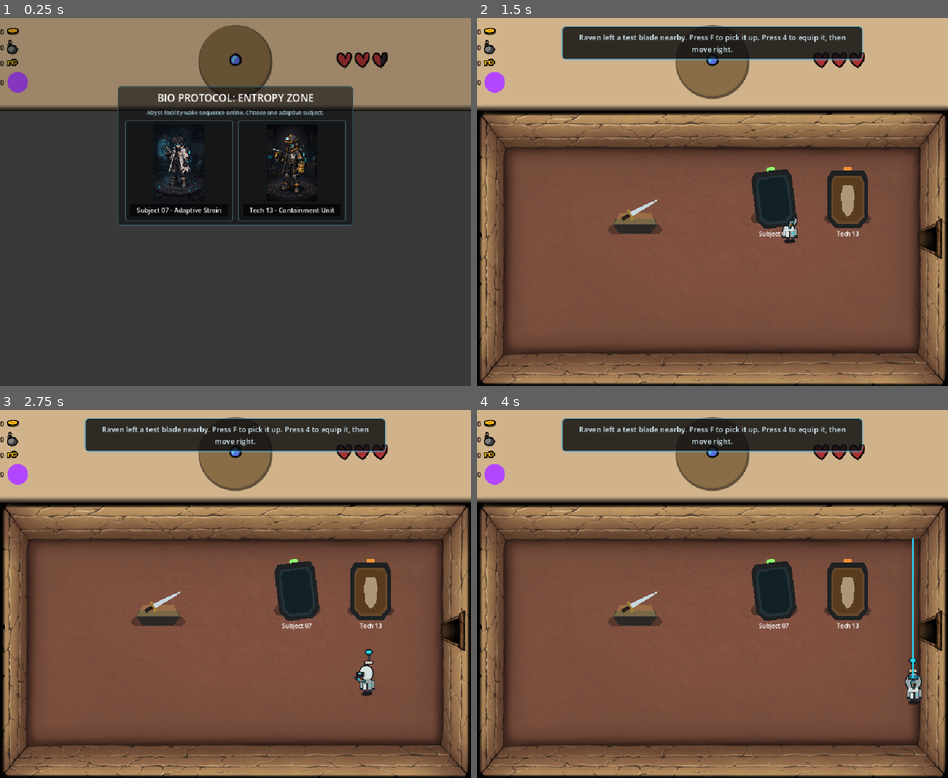
Above: before the commit, frames 1-4 (two rows, left to right).
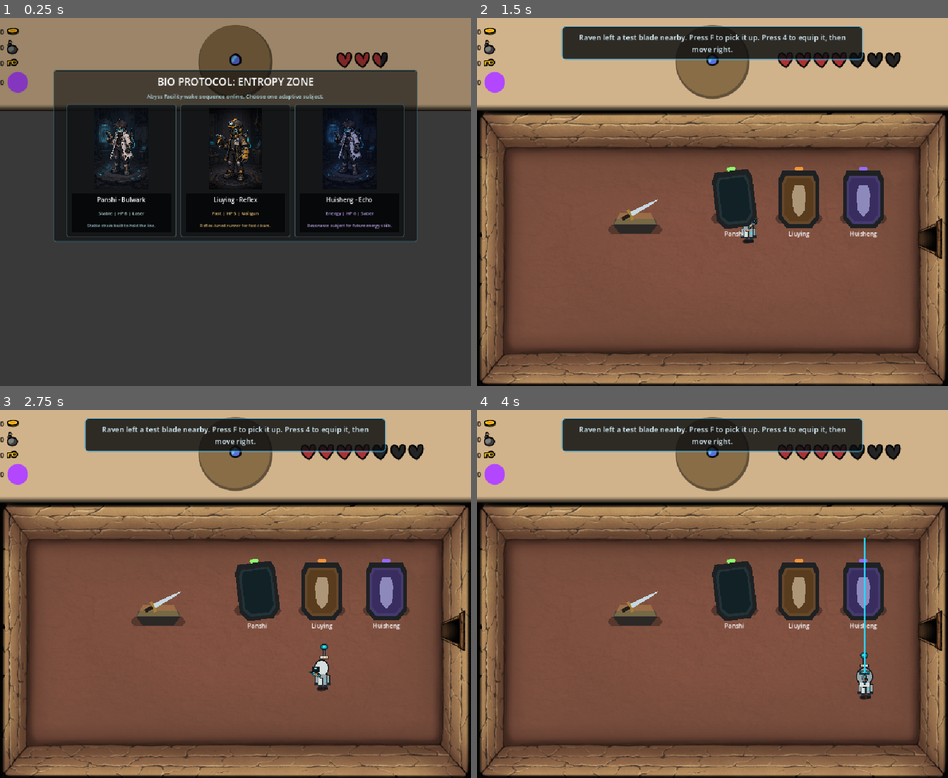
Above: after the commit, the same moments.

Repository: sjdcwejf/abandoned-lab-roguelite
Game: Godot game, scene res://tiny_wizard/main.tscn
Same seed, same stepped clock (60 frames per second), same inputs: the game is played once before the commit and once after it.
Inputs (mouse positions are in pixels of both pictures, inside the frame that each line leads up to; where the layout moved, square brackets give the same spot in the first picture):
- Up to frame 1 (0.25 s): no input
- Up to frame 2 (1.5 s): click (599, 172) [655, 172] at 0.5 s; tap F (interact) at 1.25 s; move the mouse to (816, 183) at 1.27 s; hold D (player_right) from 1.28 s (still down); tap E (drop_bomb) at 1.35 s
- Up to frame 3 (2.75 s): tap F (interact) at 2 s; move the mouse to (141, 612) at 2.02 s; release D (player_right) at 2.03 s; hold S (player_down) from 2.03 s (still down); click (141, 612) at 2.1 s
- Up to frame 4 (4 s): tap F (interact) at 2.75, 2.85, 3.5 s; move the mouse to (759, 513) at 2.77 s; release S (player_down) at 2.78 s; hold D (player_right) 2.78-3.53 s; move the mouse to (688, 667) at 3.52 s; hold Up (player_shoot_up) from 3.53 s (still down); right-click (688, 667) at 3.6 s

The runs differ from the first frame. In frame 1, 21% of the frame differs, in the area x 11-89%, y 14-61%; in frame 2, 5.8%; in frame 3, 6.2%; in frame 4, 6.4%.

Commit message:
Add adaptive subject roster

Diff:
--- a/tiny_wizard/gui/character_select/character_select.gd
+++ b/tiny_wizard/gui/character_select/character_select.gd
@@ -4,21 +4,32 @@
 
 signal character_selected(character_id: String)
 
-const EXPERIMENTER_ID := "experimenter"
-const TECHNICIAN_ID := "containment_technician"
+const PANSHI_ID := "panshi"
+const LIUYING_ID := "liuying"
+const HUISHENG_ID := "huisheng"
+const EXPERIMENTER_ID := PANSHI_ID
+const TECHNICIAN_ID := LIUYING_ID
+const LEGACY_EXPERIMENTER_ID := "experimenter"
+const LEGACY_TECHNICIAN_ID := "containment_technician"
 
 @onready var experimenter_card: Button = $Root/CenterContainer/PanelContainer/MarginContainer/VBoxContainer/Choices/ExperimenterCard
 @onready var technician_card: Button = $Root/CenterContainer/PanelContainer/MarginContainer/VBoxContainer/Choices/TechnicianCard
+@onready var echo_card: Button = $Root/CenterContainer/PanelContainer/MarginContainer/VBoxContainer/Choices/EchoCard
 
 
 func _ready() -> void:
 	experimenter_card.pressed.connect(_on_experimenter_pressed)
 	technician_card.pressed.connect(_on_technician_pressed)
+	echo_card.pressed.connect(_on_echo_pressed)
 
 
 func _on_experimenter_pressed() -> void:
-	character_selected.emit(EXPERIMENTER_ID)
+	character_selected.emit(PANSHI_ID)
 
 
 func _on_technician_pressed() -> void:
-	character_selected.emit(TECHNICIAN_ID)
+	character_selected.emit(LIUYING_ID)
+
+
+func _on_echo_pressed() -> void:
+	character_selected.emit(HUISHENG_ID)
--- a/tiny_wizard/gui/character_select/character_select.tscn
+++ b/tiny_wizard/gui/character_select/character_select.tscn
@@ -89,7 +89,7 @@
 
 [node name="PanelContainer" type="PanelContainer" parent="Root/CenterContainer"]
 layout_mode = 2
-custom_minimum_size = Vector2(512, 300)
+custom_minimum_size = Vector2(792, 374)
 theme_override_styles/panel = SubResource("StyleBoxFlat_panel")
 
 [node name="MarginContainer" type="MarginContainer" parent="Root/CenterContainer/PanelContainer"]
@@ -116,12 +116,12 @@
 layout_mode = 2
 size_flags_vertical = 3
 size_flags_stretch_ratio = 0.0
-theme_override_constants/separation = 10
+theme_override_constants/separation = 8
 alignment = 1
 
 [node name="ExperimenterCard" type="Button" parent="Root/CenterContainer/PanelContainer/MarginContainer/VBoxContainer/Choices"]
 layout_mode = 2
-custom_minimum_size = Vector2(235, 220)
+custom_minimum_size = Vector2(240, 284)
 size_flags_horizontal = 0
 clip_contents = true
 focus_mode = 2
@@ -138,7 +138,7 @@
 offset_left = 12.0
 offset_top = 10.0
 offset_right = -12.0
-offset_bottom = -44.0
+offset_bottom = -104.0
 grow_horizontal = 2
 grow_vertical = 2
 mouse_filter = 2
@@ -153,7 +153,7 @@
 anchor_right = 1.0
 anchor_bottom = 1.0
 offset_left = 12.0
-offset_top = -38.0
+offset_top = -96.0
 offset_right = -12.0
 offset_bottom = -10.0
 grow_horizontal = 2
@@ -169,14 +169,48 @@
 grow_horizontal = 2
 grow_vertical = 2
 mouse_filter = 2
-theme_override_font_sizes/font_size = 14
-text = "Subject 07 - Adaptive Strain"
+offset_bottom = -58.0
+theme_override_font_sizes/font_size = 13
+text = "Panshi - Bulwark"
+horizontal_alignment = 1
+vertical_alignment = 1
+
+[node name="Role" type="Label" parent="Root/CenterContainer/PanelContainer/MarginContainer/VBoxContainer/Choices/ExperimenterCard/NameBar"]
+layout_mode = 1
+anchors_preset = 15
+anchor_right = 1.0
+anchor_bottom = 1.0
+offset_top = 30.0
+offset_bottom = -30.0
+grow_horizontal = 2
+grow_vertical = 2
+mouse_filter = 2
+theme_override_colors/font_color = Color(0.74, 0.88, 0.9, 1)
+theme_override_font_sizes/font_size = 10
+text = "Stable | HP 8 | Laser"
+horizontal_alignment = 1
+vertical_alignment = 1
+
+[node name="Bio" type="Label" parent="Root/CenterContainer/PanelContainer/MarginContainer/VBoxContainer/Choices/ExperimenterCard/NameBar"]
+layout_mode = 1
+anchors_preset = 15
+anchor_right = 1.0
+anchor_bottom = 1.0
+offset_left = 8.0
+offset_top = 56.0
+offset_right = -8.0
+grow_horizontal = 2
+grow_vertical = 2
+mouse_filter = 2
+theme_override_colors/font_color = Color(0.62, 0.74, 0.78, 1)
+theme_override_font_sizes/font_size = 9
+text = "Stable strain built to hold the line."
 horizontal_alignment = 1
 vertical_alignment = 1
 
 [node name="TechnicianCard" type="Button" parent="Root/CenterContainer/PanelContainer/MarginContainer/VBoxContainer/Choices"]
 layout_mode = 2
-custom_minimum_size = Vector2(235, 220)
+custom_minimum_size = Vector2(240, 284)
 size_flags_horizontal = 0
 clip_contents = true
 focus_mode = 2
@@ -193,7 +227,7 @@
 offset_left = 12.0
 offset_top = 10.0
 offset_right = -12.0
-offset_bottom = -44.0
+offset_bottom = -104.0
 grow_horizontal = 2
 grow_vertical = 2
 mouse_filter = 2
@@ -208,7 +242,7 @@
 anchor_right = 1.0
 anchor_bottom = 1.0
 offset_left = 12.0
-offset_top = -38.0
+offset_top = -96.0
 offset_right = -12.0
 offset_bottom = -10.0
 grow_horizontal = 2
@@ -224,7 +258,131 @@
 grow_horizontal = 2
 grow_vertical = 2
 mouse_filter = 2
-theme_override_font_sizes/font_size = 14
-text = "Tech 13 - Containment Unit"
-horizontal_alignment = 1
-vertical_alignment = 1
+offset_bottom = -58.0
+theme_override_font_sizes/font_size = 13
+text = "Liuying - Reflex"
+horizontal_alignment = 1
+vertical_alignment = 1
+
+[node name="Role" type="Label" parent="Root/CenterContainer/PanelContainer/MarginContainer/VBoxContainer/Choices/TechnicianCard/NameBar"]
+layout_mode = 1
+anchors_preset = 15
+anchor_right = 1.0
+anchor_bottom = 1.0
+offset_top = 30.0
+offset_bottom = -30.0
+grow_horizontal = 2
+grow_vertical = 2
+mouse_filter = 2
+theme_override_colors/font_color = Color(0.95, 0.78, 0.48, 1)
+theme_override_font_sizes/font_size = 10
+text = "Fast | HP 5 | Nailgun"
+horizontal_alignment = 1
+vertical_alignment = 1
+
+[node name="Bio" type="Label" parent="Root/CenterContainer/PanelContainer/MarginContainer/VBoxContainer/Choices/TechnicianCard/NameBar"]
+layout_mode = 1
+anchors_preset = 15
+anchor_right = 1.0
+anchor_bottom = 1.0
+offset_left = 8.0
+offset_top = 56.0
+offset_right = -8.0
+grow_horizontal = 2
+grow_vertical = 2
+mouse_filter = 2
+theme_override_colors/font_color = Color(0.78, 0.65, 0.42, 1)
+theme_override_font_sizes/font_size = 9
+text = "Reflex-tuned runner for fast clears."
+horizontal_alignment = 1
+vertical_alignment = 1
+
+[node name="EchoCard" type="Button" parent="Root/CenterContainer/PanelContainer/MarginContainer/VBoxContainer/Choices"]
+layout_mode = 2
+custom_minimum_size = Vector2(240, 284)
+size_flags_horizontal = 0
+clip_contents = true
+focus_mode = 2
+theme_override_styles/normal = SubResource("StyleBoxFlat_card_normal")
+theme_override_styles/hover = SubResource("StyleBoxFlat_card_hover")
+theme_override_styles/pressed = SubResource("StyleBoxFlat_card_pressed")
+theme_override_styles/focus = SubResource("StyleBoxFlat_card_hover")
+
+[node name="Portrait" type="TextureRect" parent="Root/CenterContainer/PanelContainer/MarginContainer/VBoxContainer/Choices/EchoCard"]
+modulate = Color(0.68, 0.76, 1, 1)
+layout_mode = 1
+anchors_preset = 15
+anchor_right = 1.0
+anchor_bottom = 1.0
+offset_left = 12.0
+offset_top = 10.0
+offset_right = -12.0
+offset_bottom = -104.0
+grow_horizontal = 2
+grow_vertical = 2
+mouse_filter = 2
+texture = ExtResource("3_experimenter")
+expand_mode = 1
+stretch_mode = 5
+
+[node name="NameBar" type="ColorRect" parent="Root/CenterContainer/PanelContainer/MarginContainer/VBoxContainer/Choices/EchoCard"]
+layout_mode = 1
+anchors_preset = 12
+anchor_top = 1.0
+anchor_right = 1.0
+anchor_bottom = 1.0
+offset_left = 12.0
+offset_top = -96.0
+offset_right = -12.0
+offset_bottom = -10.0
+grow_horizontal = 2
+grow_vertical = 0
+mouse_filter = 2
+color = Color(0.015, 0.018, 0.021, 0.82)
+
+[node name="Name" type="Label" parent="Root/CenterContainer/PanelContainer/MarginContainer/VBoxContainer/Choices/EchoCard/NameBar"]
+layout_mode = 1
+anchors_preset = 15
+anchor_right = 1.0
+anchor_bottom = 1.0
+offset_bottom = -58.0
+grow_horizontal = 2
+grow_vertical = 2
+mouse_filter = 2
+theme_override_font_sizes/font_size = 13
+text = "Huisheng - Echo"
+horizontal_alignment = 1
+vertical_alignment = 1
+
+[node name="Role" type="Label" parent="Root/CenterContainer/PanelContainer/MarginContainer/VBoxContainer/Choices/EchoCard/NameBar"]
+layout_mode = 1
+anchors_preset = 15
+anchor_right = 1.0
+anchor_bottom = 1.0
+offset_top = 30.0
+offset_bottom = -30.0
+grow_horizontal = 2
+grow_vertical = 2
+mouse_filter = 2
+theme_override_colors/font_color = Color(0.78, 0.68, 1, 1)
+theme_override_font_sizes/font_size = 10
+text = "Energy | HP 6 | Saber"
+horizontal_alignment = 1
+vertical_alignment = 1
+
+[node name="Bio" type="Label" parent="Root/CenterContainer/PanelContainer/MarginContainer/VBoxContainer/Choices/EchoCard/NameBar"]
+layout_mode = 1
+anchors_preset = 15
+anchor_right = 1.0
+anchor_bottom = 1.0
+offset_left = 8.0
+offset_top = 56.0
+offset_right = -8.0
+grow_horizontal = 2
+grow_vertical = 2
+mouse_filter = 2
+theme_override_colors/font_color = Color(0.7, 0.62, 0.86, 1)
+theme_override_font_sizes/font_size = 9
+text = "Resonance subject for future energy skills."
+horizontal_alignment = 1
+vertical_alignment = 1
--- a/tiny_wizard/gui/life_ui/hearts_ui.gd
+++ b/tiny_wizard/gui/life_ui/hearts_ui.gd
@@ -13,7 +13,23 @@
 	super._ready()
 	update_ui()
 
+
+func bind_player_stats(new_stats: QuiverCharacterStats) -> void:
+	var update_callable := Callable(self, "update_ui")
+	if player_stats is QuiverCharacterStats and player_stats.stats_changed.is_connected(update_callable):
+		player_stats.stats_changed.disconnect(update_callable)
+
+	player_stats = new_stats
+	max_life = 0
+	if player_stats is QuiverCharacterStats and not player_stats.stats_changed.is_connected(update_callable):
+		player_stats.stats_changed.connect(update_callable)
+	update_ui()
+
+
 func update_ui():
+	if player_stats == null:
+		return
+
 	# label.text = "%d/%d" % [player_stats.current_life, player_stats.max_life]
 
 	if player_stats.max_life != max_life:
--- a/tiny_wizard/gui/ui_manager.gd
+++ b/tiny_wizard/gui/ui_manager.gd
@@ -24,6 +24,14 @@
 	_weapon_backpack_ui.bind_weapon_holder(weapon_holder)
 
 
+func bind_character_stats(new_stats: QuiverCharacterStats) -> void:
+	var hearts_ui := get_node_or_null("TopUI/TextureRect/MarginContainer/HBoxContainer/HeartsUI")
+	if hearts_ui == null:
+		return
+	if hearts_ui.has_method("bind_player_stats"):
+		hearts_ui.call("bind_player_stats", new_stats)
+
+
 func bind_inventory(new_inventory: QuiverInventory) -> void:
 	inventory = new_inventory
 	var inventory_ui := get_node_or_null("TopUI/TextureRect/MarginContainer/HBoxContainer/InventoryUI")
--- a/tiny_wizard/main.tscn
+++ b/tiny_wizard/main.tscn
@@ -1,8 +1,9 @@
-[gd_scene load_steps=7 format=3 uid="uid://cxl7rbtvsb5nc"]
+[gd_scene load_steps=8 format=3 uid="uid://cxl7rbtvsb5nc"]
 
 [ext_resource type="Script" path="res://tiny_wizard/tiny_wizard_main.gd" id="1_5rjdy"]
 [ext_resource type="PackedScene" uid="uid://bnuih6qfwgu2p" path="res://tiny_wizard/player/player_character.tscn" id="2_5wjcq"]
 [ext_resource type="PackedScene" path="res://tiny_wizard/player/containment_technician_character.tscn" id="3_technician"]
+[ext_resource type="PackedScene" path="res://tiny_wizard/player/huisheng_character.tscn" id="4_huisheng"]
 [ext_resource type="PackedScene" uid="uid://c45gqa1w6c20d" path="res://tiny_wizard/gui/gui.tscn" id="13_ucw2f"]
 [ext_resource type="Resource" uid="uid://bpvgw7v25bbsx" path="res://tiny_wizard/player/inventory/inventory.tres" id="14_ui8tp"]
 [ext_resource type="PackedScene" path="res://tiny_wizard/gui/character_select/character_select.tscn" id="15_select"]
@@ -12,6 +13,7 @@
 script = ExtResource("1_5rjdy")
 experimenter_character_scene = ExtResource("2_5wjcq")
 technician_character_scene = ExtResource("3_technician")
+huisheng_character_scene = ExtResource("4_huisheng")
 character_select_scene = ExtResource("15_select")
 metadata/_edit_vertical_guides_ = [0.0]
 
--- a/tiny_wizard/player/containment_technician_character.tscn
+++ b/tiny_wizard/player/containment_technician_character.tscn
@@ -2,7 +2,7 @@
 
 [ext_resource type="PackedScene" uid="uid://ckan5lwiqvq2a" path="res://top-down-shooter-core/character/character.tscn" id="1_4ld63"]
 [ext_resource type="Script" path="res://tiny_wizard/player/player_character.gd" id="2_q71sv"]
-[ext_resource type="Resource" path="res://tiny_wizard/player/player_stats.tres" id="3_4j7bh"]
+[ext_resource type="Resource" path="res://tiny_wizard/player/liuying_stats.tres" id="3_4j7bh"]
 [ext_resource type="Resource" uid="uid://bpvgw7v25bbsx" path="res://tiny_wizard/player/inventory/inventory.tres" id="4_ubej3"]
 [ext_resource type="Script" path="res://top-down-shooter-core/character/character_stats/physics_stats.gd" id="5_mb7yt"]
 [ext_resource type="Script" path="res://tiny_wizard/player/character_visual.gd" id="5_phrov"]
@@ -19,9 +19,9 @@
 
 [sub_resource type="Resource" id="Resource_h2g7o"]
 script = ExtResource("5_mb7yt")
-max_speed = 200.0
-acceleration = 0.4
-friction = 0.19
+max_speed = 245.0
+acceleration = 0.52
+friction = 0.15
 impulse_force = 0.0
 
 [sub_resource type="CapsuleShape2D" id="CapsuleShape2D_3vl2b"]
--- /dev/null
+++ b/tiny_wizard/player/huisheng_character.tscn
@@ -0,0 +1,33 @@
+[gd_scene load_steps=8 format=3]
+
+[ext_resource type="PackedScene" path="res://tiny_wizard/player/player_character.tscn" id="1_base"]
+[ext_resource type="Resource" path="res://tiny_wizard/player/huisheng_stats.tres" id="2_stats"]
+[ext_resource type="Script" path="res://top-down-shooter-core/character/character_stats/physics_stats.gd" id="3_physics"]
+[ext_resource type="PackedScene" path="res://tiny_wizard/player/weapons/energy_saber/energy_saber.tscn" id="4_saber"]
+[ext_resource type="PackedScene" path="res://tiny_wizard/player/weapons/laser_pointer/laser_pointer.tscn" id="5_laser"]
+[ext_resource type="PackedScene" path="res://tiny_wizard/player/weapons/power_gauntlets/power_gauntlets.tscn" id="6_gauntlets"]
+
+[sub_resource type="Resource" id="Resource_echo_physics"]
+script = ExtResource("3_physics")
+max_speed = 205.0
+acceleration = 0.44
+friction = 0.18
+impulse_force = 0.0
+
+[node name="Character" instance=ExtResource("1_base")]
+modulate = Color(0.82, 0.86, 1, 1)
+character_stats = ExtResource("2_stats")
+physics_stats = SubResource("Resource_echo_physics")
+
+[node name="Body" parent="Visual" index="1"]
+modulate = Color(0.62, 0.72, 1, 1)
+
+[node name="Head" parent="Visual" index="2"]
+modulate = Color(0.82, 0.9, 1, 1)
+
+[node name="Hat" parent="Visual" index="3"]
+modulate = Color(0.68, 0.42, 1, 1)
+
+[node name="WeaponHolder" parent="Visual" index="5"]
+starting_weapon_scene = ExtResource("4_saber")
+weapon_scenes = Array[PackedScene]([ExtResource("4_saber"), ExtResource("5_laser"), ExtResource("6_gauntlets")])
--- /dev/null
+++ b/tiny_wizard/player/huisheng_stats.tres
@@ -0,0 +1,7 @@
+[gd_resource type="Resource" load_steps=2 format=3]
+
+[ext_resource type="Script" path="res://tiny_wizard/player/player_stats.gd" id="1_stats"]
+
+[resource]
+script = ExtResource("1_stats")
+max_life = 6
--- /dev/null
+++ b/tiny_wizard/player/liuying_stats.tres
@@ -0,0 +1,7 @@
+[gd_resource type="Resource" load_steps=2 format=3]
+
+[ext_resource type="Script" path="res://tiny_wizard/player/player_stats.gd" id="1_stats"]
+
+[resource]
+script = ExtResource("1_stats")
+max_life = 5
--- /dev/null
+++ b/tiny_wizard/player/panshi_stats.tres
@@ -0,0 +1,7 @@
+[gd_resource type="Resource" load_steps=2 format=3]
+
+[ext_resource type="Script" path="res://tiny_wizard/player/player_stats.gd" id="1_stats"]
+
+[resource]
+script = ExtResource("1_stats")
+max_life = 8
--- a/tiny_wizard/player/player_character.tscn
+++ b/tiny_wizard/player/player_character.tscn
@@ -2,7 +2,7 @@
 
 [ext_resource type="PackedScene" uid="uid://ckan5lwiqvq2a" path="res://top-down-shooter-core/character/character.tscn" id="1_4ld63"]
 [ext_resource type="Script" path="res://tiny_wizard/player/player_character.gd" id="2_q71sv"]
-[ext_resource type="Resource" path="res://tiny_wizard/player/player_stats.tres" id="3_4j7bh"]
+[ext_resource type="Resource" path="res://tiny_wizard/player/panshi_stats.tres" id="3_4j7bh"]
 [ext_resource type="Resource" uid="uid://bpvgw7v25bbsx" path="res://tiny_wizard/player/inventory/inventory.tres" id="4_ubej3"]
 [ext_resource type="Script" path="res://top-down-shooter-core/character/character_stats/physics_stats.gd" id="5_mb7yt"]
 [ext_resource type="Script" path="res://tiny_wizard/player/character_visual.gd" id="5_phrov"]
@@ -19,9 +19,9 @@
 
 [sub_resource type="Resource" id="Resource_h2g7o"]
 script = ExtResource("5_mb7yt")
-max_speed = 200.0
-acceleration = 0.4
-friction = 0.19
+max_speed = 185.0
+acceleration = 0.34
+friction = 0.22
 impulse_force = 0.0
 
 [sub_resource type="CapsuleShape2D" id="CapsuleShape2D_3vl2b"]
--- a/tiny_wizard/room/room_types/lab_start_room.tscn
+++ b/tiny_wizard/room/room_types/lab_start_room.tscn
@@ -8,18 +8,24 @@
 lab_room_type = "start"
 lab_room_label = "Cryo Wake Bay"
 
-[node name="ExperimenterSleepPod" parent="." index="8" instance=ExtResource("3_sleep_pod")]
-position = Vector2(646, 194)
-character_id = "experimenter"
-pod_label = "Subject 07"
+[node name="PanshiSleepPod" parent="." index="8" instance=ExtResource("3_sleep_pod")]
+position = Vector2(560, 194)
+character_id = "panshi"
+pod_label = "Panshi"
 accent_color = Color(0.35, 0.85, 0.95, 1)
 
-[node name="TechnicianSleepPod" parent="." index="9" instance=ExtResource("3_sleep_pod")]
-position = Vector2(806, 194)
-character_id = "containment_technician"
-pod_label = "Tech 13"
+[node name="LiuyingSleepPod" parent="." index="9" instance=ExtResource("3_sleep_pod")]
+position = Vector2(700, 194)
+character_id = "liuying"
+pod_label = "Liuying"
 accent_color = Color(0.95, 0.58, 0.22, 1)
 
-[node name="StarterWeaponStand" parent="." index="10" instance=ExtResource("2_weapon_stand")]
+[node name="HuishengSleepPod" parent="." index="10" instance=ExtResource("3_sleep_pod")]
+position = Vector2(840, 194)
+character_id = "huisheng"
+pod_label = "Huisheng"
+accent_color = Color(0.58, 0.42, 1, 1)
+
+[node name="StarterWeaponStand" parent="." index="11" instance=ExtResource("2_weapon_stand")]
 position = Vector2(344, 232)
 target_slot_number = 4
--- a/tiny_wizard/tiny_wizard_main.gd
+++ b/tiny_wizard/tiny_wizard_main.gd
@@ -11,6 +11,7 @@
 @export var start_room_coord := Vector2i.ZERO
 @export var experimenter_character_scene: PackedScene
 @export var technician_character_scene: PackedScene
+@export var huisheng_character_scene: PackedScene
 @export var character_select_scene: PackedScene
 
 var _current_room := Vector2i.ZERO
@@ -162,13 +163,13 @@
 
 func _show_character_select() -> void:
 	if character_select_scene == null:
-		_start_run_with_character(experimenter_character_scene)
+		_start_run_with_character(experimenter_character_scene, CharacterSelectScreen.PANSHI_ID)
 		return
 
 	var screen := character_select_scene.instantiate() as CharacterSelectScreen
 	if screen == null:
 		push_error("Character select scene is not a CharacterSelectScreen.")
-		_start_run_with_character(experimenter_character_scene)
+		_start_run_with_character(experimenter_character_scene, CharacterSelectScreen.PANSHI_ID)
 		return
 
 	_character_select_screen = screen
@@ -177,21 +178,29 @@
 
 
 func _on_character_selected(character_id: String) -> void:
+	var resolved_character_id := CharacterSelectScreen.PANSHI_ID
 	var character_scene := experimenter_character_scene
 	match character_id:
-		CharacterSelectScreen.TECHNICIAN_ID:
+		CharacterSelectScreen.LIUYING_ID, CharacterSelectScreen.LEGACY_TECHNICIAN_ID:
+			resolved_character_id = CharacterSelectScreen.LIUYING_ID
 			character_scene = technician_character_scene
-		CharacterSelectScreen.EXPERIMENTER_ID:
+		CharacterSelectScreen.HUISHENG_ID:
+			resolved_character_id = CharacterSelectScreen.HUISHENG_ID
+			character_scene = huisheng_character_scene
+		CharacterSelectScreen.PANSHI_ID, CharacterSelectScreen.LEGACY_EXPERIMENTER_ID:
+			resolved_character_id = CharacterSelectScreen.PANSHI_ID
 			character_scene = experimenter_character_scene
+		_:
+			push_warning("Unknown character id '%s'. Falling back to Panshi." % character_id)
 
 	if _character_select_screen != null:
 		_character_select_screen.queue_free()
 		_character_select_screen = null
 
-	_start_run_with_character(character_scene, character_id)
-
-
-func _start_run_with_character(character_scene: PackedScene, character_id := CharacterSelectScreen.EXPERIMENTER_ID) -> void:
+	_start_run_with_character(character_scene, resolved_character_id)
+
+
+func _start_run_with_character(character_scene: PackedScene, character_id := CharacterSelectScreen.PANSHI_ID) -> void:
 	if character_scene == null:
 		push_error("Cannot start run because no character scene was assigned.")
 		return
@@ -270,6 +279,12 @@
 	return _character.get("inventory") as QuiverInventory
 
 
+func _get_character_stats() -> QuiverCharacterStats:
+	if _character == null:
+		return null
+	return _character.get("character_stats") as QuiverCharacterStats
+
+
 func _reset_character_inventory() -> void:
 	var inventory := _get_character_inventory()
 	if inventory == null:
@@ -286,6 +301,8 @@
 
 	if gui.has_method("bind_inventory"):
 		gui.bind_inventory(_get_character_inventory())
+	if gui.has_method("bind_character_stats"):
+		gui.bind_character_stats(_get_character_stats())
 	if gui.has_method("bind_weapon_holder"):
 		gui.bind_weapon_holder(_get_weapon_holder())
 
@@ -560,7 +577,7 @@
 func _restart_run_from_layer_clear() -> void:
 	var character_id := _selected_character_id
 	if character_id == "":
-		character_id = CharacterSelectScreen.EXPERIMENTER_ID
+		character_id = CharacterSelectScreen.PANSHI_ID
 
 	_hide_layer_clear_screen()
 	_set_character_control_enabled(true)
@@ -569,8 +586,10 @@
 
 func _get_selected_character_scene() -> PackedScene:
 	match _selected_character_id:
-		CharacterSelectScreen.TECHNICIAN_ID:
+		CharacterSelectScreen.LIUYING_ID, CharacterSelectScreen.LEGACY_TECHNICIAN_ID:
 			return technician_character_scene
+		CharacterSelectScreen.HUISHENG_ID:
+			return huisheng_character_scene
 		_:
 			return experimenter_character_scene
 
--- a/top-down-shooter-core/gui/game_over_ui/game_over_ui.gd
+++ b/top-down-shooter-core/gui/game_over_ui/game_over_ui.gd
@@ -3,11 +3,11 @@
 # Emited if the player wants to restart the game
 signal restart
 
-@export var player_stats : QuiverPlayerStats
+@export var player_stats: QuiverCharacterStats
 
 func _ready():
 	if player_stats is QuiverCharacterStats:
-		player_stats.died.connect(self.show_game_over)
+		player_stats.died.connect(Callable(self, "show_game_over"))
 
 
 func show_game_over():
Not shown, changed: CHANGELOG.md
Not shown, changed: docs/剧情设定_生化协议_熵区.md
